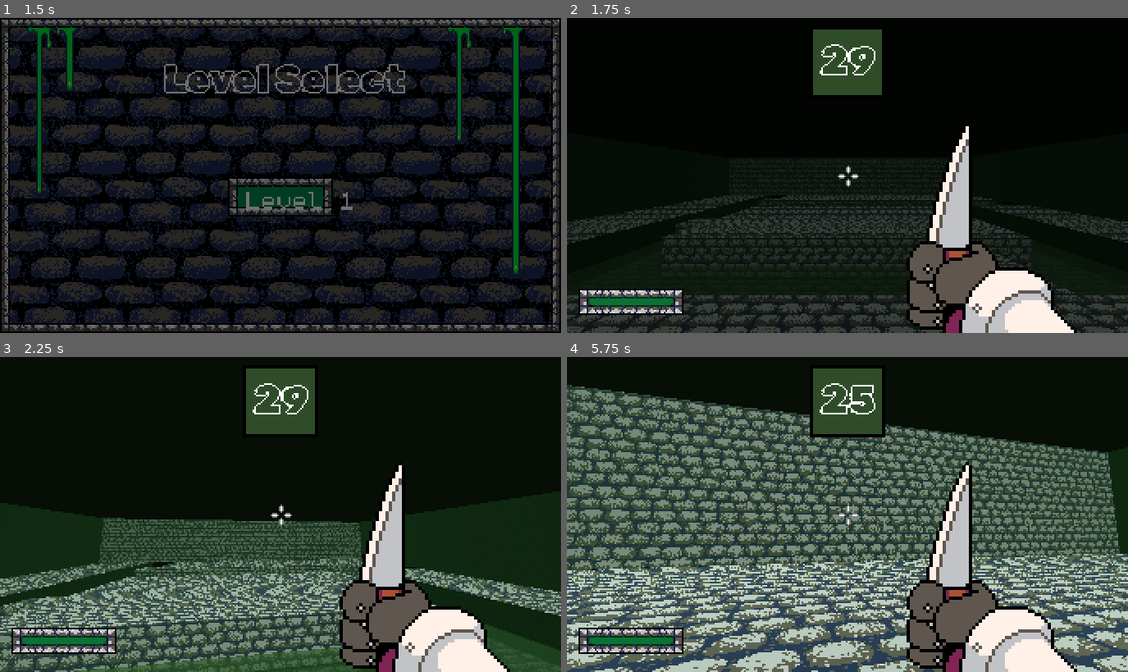
Above: before the commit, frames 1-4 (two rows, left to right).
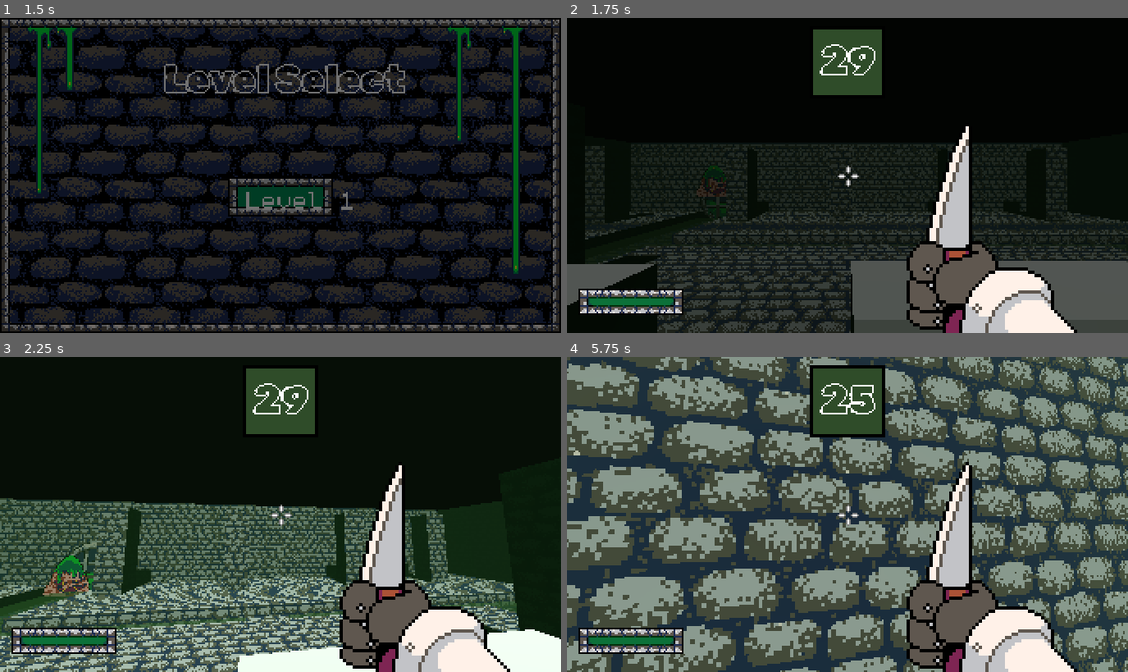
Above: after the commit, the same moments.

Repository: svilinskis1/magic-maker-game
Game: Godot game, scene res://scenes/title.tscn
The game is run twice, just before and just after one commit, with the same random seed, the same clock (stepped at 60 frames per second) and the same inputs.
Inputs (mouse positions are in pixels of both pictures, inside the frame that each line leads up to):
- Up to frame 1 (1.5 s): click "Play" at 0.5 s; click "Level 1" at 1.25 s
- Up to frame 2 (1.75 s): no input
- Up to frame 3 (2.25 s): tap Enter (ui_accept) at 2 s; move the mouse to (308, 514) at 2.02 s; hold W (forward) from 2.03 s (still down); click (308, 514) at 2.1 s
- Up to frame 4 (5.75 s): keep holding W (forward); tap Space (jump) at 2.27, 3.02, 4.52, 5.27 s; move the mouse to (819, 514) at 2.77 s; click (819, 514) at 2.85 s; move the mouse to (858, 508) at 3.52 s; click (858, 508) at 3.6 s; move the mouse to (841, 520) at 4.27 s; click (841, 520) at 4.35 s; move the mouse to (886, 517) at 5.02 s; click (886, 517) at 5.1 s

Frame 1 is identical in both runs. In frame 2, 18% of the frame differs, in the area x 0-100%, y 40-100%; in frame 3, 32%; in frame 4, 73%, in the area x 0-100%, y 0-100%.

Commit message:
edited level and added footstep sounds

Diff:
--- a/scenes/level1.tscn
+++ b/scenes/level1.tscn
@@ -28,16 +28,16 @@
 script = ExtResource("1_ejo2c")
 
 [node name="Player" parent="." instance=ExtResource("1_p6diu")]
-transform = Transform3D(1, 0, 0, 0, 1, 0, 0, 0, 1, 0, 1.09937, 7.13078)
+transform = Transform3D(1, 0, 0, 0, 1, 0, 0, 0, 1, 0, 1.09937, -0.400355)
 
 [node name="Environment" type="Node3D" parent="."]
 
 [node name="LevelPlane" parent="Environment" instance=ExtResource("8_n16yl")]
-transform = Transform3D(10, 0, 0, 0, 1, 0, 0, 0, 10, 0, 0, 0)
+transform = Transform3D(10, 0, 0, 0, 1, 0, 0, 0, 10, 0, 0.553348, 0)
 skeleton = NodePath("../..")
 
 [node name="KitchenFloor" parent="Environment" instance=ExtResource("8_n16yl")]
-transform = Transform3D(2.095, 0, 0, 0, 0.850068, 0, 0, 0, 1.6039, 0, 1.06808, 7.91407)
+transform = Transform3D(-2.095, 0, -1.40217e-07, 0, 0.850068, 0, 1.83151e-07, 0, -1.6039, 0, 1.06808, -0.346039)
 mesh = SubResource("PlaneMesh_ncie2")
 surface_material_override/0 = SubResource("StandardMaterial3D_5e7kx")
 
@@ -47,12 +47,12 @@
 surface_material_override/0 = SubResource("StandardMaterial3D_ll377")
 
 [node name="LevelCube4" parent="Environment/KitchenFloor" instance=ExtResource("9_towi5")]
-transform = Transform3D(2, 0, 0, 0, 1, 0, 0, 0, 0.392667, -0.00353456, 0.536801, 0.809333)
+transform = Transform3D(0.989324, 0, 0, 0, 1, 0, -4.26326e-14, 0, 0.392667, -0.507499, 0.536801, 0.809333)
 skeleton = NodePath("../LevelCube3")
 surface_material_override/0 = SubResource("StandardMaterial3D_ll377")
 
 [node name="LevelCube5" parent="Environment/KitchenFloor" instance=ExtResource("9_towi5")]
-transform = Transform3D(-6.95887e-08, 0, -0.333333, 0, 1, 0, 1.592, 0, -1.45705e-08, 0.836107, 0.536801, -0.1942)
+transform = Transform3D(-8.38567e-08, 0, -0.333333, 0, 1, 0, 1.91841, 0, -1.45705e-08, 0.836107, 0.536801, 0.0178643)
 skeleton = NodePath("../LevelCube3")
 surface_material_override/0 = SubResource("StandardMaterial3D_ll377")
 
@@ -65,7 +65,7 @@
 skeleton = NodePath("../..")
 
 [node name="LevelCube3" parent="Environment" instance=ExtResource("9_towi5")]
-transform = Transform3D(9.33267, 0, 0, 0, -1, 4.59979e-07, 0, -8.74228e-08, -5.26154, -0.0337646, 0.536801, -0.683294)
+transform = Transform3D(10.2484, 0, 0, 0, -1, 7.61975e-07, 0, -8.74228e-08, -8.71596, 0.698924, 0.536801, -0.596571)
 skeleton = NodePath("../..")
 
 [node name="LevelCube4" parent="Environment" instance=ExtResource("9_towi5")]
@@ -77,23 +77,19 @@
 skeleton = NodePath("../..")
 
 [node name="LevelCube6" parent="Environment" instance=ExtResource("9_towi5")]
-transform = Transform3D(1, 0, 0, 0, -0.5, 4.04518e-07, 0, -7.54979e-08, -2.679, 2.98977, 0.536801, 3.20564)
+transform = Transform3D(1, 0, 0, 0, -0.5, 4.04518e-07, 0, -7.54979e-08, -2.679, 0.612127, 0.536801, 3.20564)
 skeleton = NodePath("../..")
 
 [node name="LevelCube7" parent="Environment" instance=ExtResource("9_towi5")]
-transform = Transform3D(2.043, 0, 0, 0, -0.5, 1.50996e-07, 0, -7.54979e-08, -1, -5.52159, 0.536801, -1.03)
+transform = Transform3D(2.043, 0, 0, 0, -0.5, 1.50996e-07, 0, -7.54979e-08, -1, -5.52159, 0.536801, -0.779003)
 skeleton = NodePath("../..")
 
 [node name="LevelCube8" parent="Environment" instance=ExtResource("9_towi5")]
-transform = Transform3D(2.078, 0, 0, 0, -0.5, 1.50996e-07, 0, -7.54979e-08, -1, -5.62772, 0.536801, 6.88265)
+transform = Transform3D(2.078, 0, 0, 0, -0.5, 1.50996e-07, 0, -7.54979e-08, -1, 5.61873, 0.536801, -0.744639)
 skeleton = NodePath("../..")
 
 [node name="LevelCube9" parent="Environment" instance=ExtResource("9_towi5")]
-transform = Transform3D(1, 0, 0, 0, -0.5, 3.52726e-07, 0, -7.54979e-08, -2.336, 8.38593, 0.536801, -4.76225)
-skeleton = NodePath("../..")
-
-[node name="LevelCube10" parent="Environment" instance=ExtResource("9_towi5")]
-transform = Transform3D(2.217, 0, 0, 0, -0.5, 1.50996e-07, 0, -7.54979e-08, -1, -5.56426, 0.536801, -8.04052)
+transform = Transform3D(1, 0, 0, 0, -0.5, 4.11384e-07, 0, -7.54979e-08, -2.72448, 0.599024, 0.536801, -4.55502)
 skeleton = NodePath("../..")
 
 [node name="WorldEnvironment" type="WorldEnvironment" parent="."]
@@ -132,16 +128,12 @@
 theme_override_font_sizes/font_size = 24
 text = "99"
 
-[node name="Spawner" parent="." instance=ExtResource("6_abxav")]
-transform = Transform3D(1, 0, 0, 0, 1, 0, 0, 0, 1, -2.71482, 1.0368, -0.692611)
-enemy_scene = ExtResource("2_3aokm")
-
 [node name="Spawner2" parent="." instance=ExtResource("6_abxav")]
-transform = Transform3D(1, 0, 0, 0, 1, 0, 0, 0, 1, 1.16613, 1.0368, -0.807935)
+transform = Transform3D(1, 0, 0, 0, 1, 0, 0, 0, 1, -5.429, 1.5, -9.368)
 enemy_scene = ExtResource("4_0uv3y")
 
 [node name="Water" parent="." instance=ExtResource("9_aeb3c")]
-transform = Transform3D(19.1571, 0, 0, 0, 1, 0, 0, 0, 18.4676, 0.194698, 0.334886, 0.37243)
+transform = Transform3D(19.1571, 0, 0, 0, 1, 0, 0, 0, 18.4676, 0.194698, 0.775959, -0.0135125)
 
 [node name="LevelCube" parent="." instance=ExtResource("9_towi5")]
 transform = Transform3D(0.5, 0, 0, 0, -3, 3.01992e-06, 0, -4.52987e-07, -20, -9.70704, 2.5368, -0.0820358)
@@ -155,4 +147,63 @@
 [node name="LevelCube4" parent="." instance=ExtResource("9_towi5")]
 transform = Transform3D(20, 0, 0, 0, -3, 7.54979e-08, 0, -4.52987e-07, -0.5, 0.0371006, 2.5368, 9.75153)
 
+[node name="Spawner" parent="." instance=ExtResource("6_abxav")]
+transform = Transform3D(-4.37114e-08, 0, -1, 0, 1, 0, 1, 0, -4.37114e-08, 9.407, 1.5, -4.788)
+enemy_scene = ExtResource("2_3aokm")
+
+[node name="Spawner3" parent="." instance=ExtResource("6_abxav")]
+transform = Transform3D(-1, 0, -8.74228e-08, 0, 1, 0, 8.74228e-08, 0, -1, -5.537, 1.5, 9.375)
+enemy_scene = ExtResource("2_3aokm")
+
+[node name="LevelCube5" parent="." instance=ExtResource("9_towi5")]
+transform = Transform3D(0.75, 0, 0, 0, -2.5, 1.13247e-07, 0, -3.77489e-07, -0.75, 4.01363, 2.2868, -2.64962)
+
+[node name="LevelCube6" parent="." instance=ExtResource("9_towi5")]
+transform = Transform3D(0.75, 0, 0, 0, -2.5, 1.13247e-07, 0, -3.77489e-07, -0.75, 4.08206, 2.2868, 1.29127)
+
+[node name="LevelCube7" parent="." instance=ExtResource("9_towi5")]
+transform = Transform3D(0.75, 0, 0, 0, -2.5, 1.13247e-07, 0, -3.77489e-07, -0.75, -3.79533, 2.2868, -7.82868)
+
+[node name="LevelCube8" parent="." instance=ExtResource("9_towi5")]
+transform = Transform3D(0.75, 0, 0, 0, -2.5, 1.13247e-07, 0, -3.77489e-07, -0.75, -3.35596, 2.2868, 7.21258)
+
+[node name="LevelCube9" parent="." instance=ExtResource("9_towi5")]
+transform = Transform3D(0.75, 0, 0, 0, -2.5, 1.13247e-07, 0, -3.77489e-07, -0.75, 7.81732, 2.2868, -2.2976)
+
+[node name="LevelCube10" parent="." instance=ExtResource("9_towi5")]
+transform = Transform3D(0.75, 0, 0, 0, -2.5, 1.13247e-07, 0, -3.77489e-07, -0.75, -3.96449, 2.2868, -2.84086)
+
+[node name="LevelCube11" parent="." instance=ExtResource("9_towi5")]
+transform = Transform3D(0.75, 0, 0, 0, -2.5, 1.13247e-07, 0, -3.77489e-07, -0.75, -4.1012, 1.84015, 1.37757)
+
+[node name="LevelCube12" parent="." instance=ExtResource("9_towi5")]
+transform = Transform3D(0.75, 0, 0, 0, -2.5, 1.13247e-07, 0, -3.77489e-07, -0.75, 1.12222, 2.2868, 7.18131)
+
+[node name="LevelCube13" parent="." instance=ExtResource("9_towi5")]
+transform = Transform3D(0.75, 0, 0, 0, -2.5, 1.13247e-07, 0, -3.77489e-07, -0.75, -8.00855, 2.2868, 6.89472)
+
+[node name="LevelCube14" parent="." instance=ExtResource("9_towi5")]
+transform = Transform3D(0.75, 0, 0, 0, -2.5, 1.13247e-07, 0, -3.77489e-07, -0.75, -8.07771, 2.2868, -2.47589)
+
+[node name="LevelCube15" parent="." instance=ExtResource("9_towi5")]
+transform = Transform3D(0.75, 0, 0, 0, -2.5, 1.13247e-07, 0, -3.77489e-07, -0.75, -8.02608, 2.2868, 2.97747)
+
+[node name="LevelCube16" parent="." instance=ExtResource("9_towi5")]
+transform = Transform3D(0.75, 0, 0, 0, -2.5, 1.13247e-07, 0, -3.77489e-07, -0.75, 7.17401, 2.2868, -7.82517)
+
+[node name="LevelCube17" parent="." instance=ExtResource("9_towi5")]
+transform = Transform3D(0.75, 0, 0, 0, -2.5, 1.13247e-07, 0, -3.77489e-07, -0.75, -8.20273, 2.2868, -7.40851)
+
+[node name="LevelCube18" parent="." instance=ExtResource("9_towi5")]
+transform = Transform3D(0.75, 0, 0, 0, -2.5, 1.13247e-07, 0, -3.77489e-07, -0.75, -0.226864, 2.2868, -7.81754)
+
+[node name="LevelCube19" parent="." instance=ExtResource("9_towi5")]
+transform = Transform3D(0.75, 0, 0, 0, -2.5, 1.13247e-07, 0, -3.77489e-07, -0.75, 3.8416, 2.2868, -7.85123)
+
+[node name="LevelCube20" parent="." instance=ExtResource("9_towi5")]
+transform = Transform3D(0.75, 0, 0, 0, -2.5, 1.13247e-07, 0, -3.77489e-07, -0.75, 5.9733, 2.2868, 7.41829)
+
+[node name="LevelCube21" parent="." instance=ExtResource("9_towi5")]
+transform = Transform3D(0.75, 0, 0, 0, -2.5, 1.13247e-07, 0, -3.77489e-07, -0.75, 7.96546, 2.2868, 1.97278)
+
 [connection signal="timeout" from="UI/Timer" to="." method="_on_timer_timeout"]
--- a/scenes/player.tscn
+++ b/scenes/player.tscn
@@ -6,6 +6,7 @@
 [ext_resource type="Texture2D" uid="uid://cw42vb05cgpy0" path="res://assets/ui/health bar.png" id="4_pj5w1"]
 [ext_resource type="AudioStream" uid="uid://p8i436qsd4fa" path="res://assets/sounds/throw.wav" id="5_oajm2"]
 [ext_resource type="AudioStream" uid="uid://uwn1wd1r34ex" path="res://assets/sounds/hurt.wav" id="6_nds27"]
+[ext_resource type="AudioStream" uid="uid://brkcho8mqt58p" path="res://assets/sounds/step.wav" id="7_1csca"]
 
 [sub_resource type="CapsuleShape3D" id="CapsuleShape3D_8sl6o"]
 
@@ -87,8 +88,15 @@
 wait_time = 0.5
 one_shot = true
 
+[node name="FootstepTimer" type="Timer" parent="."]
+one_shot = true
+
 [node name="HurtSoundPlayer" type="AudioStreamPlayer" parent="."]
 stream = ExtResource("6_nds27")
+
+[node name="FootstepSoundPlayer" type="AudioStreamPlayer" parent="."]
+stream = ExtResource("7_1csca")
+bus = &"SFX"
 
 [connection signal="area_entered" from="PlayerArea" to="." method="_on_player_area_area_entered"]
 [connection signal="area_exited" from="PlayerArea" to="." method="_on_player_area_area_exited"]
--- a/scenes/spawner.tscn
+++ b/scenes/spawner.tscn
@@ -1,12 +1,25 @@
-[gd_scene load_steps=2 format=3 uid="uid://lf7r3yksicqd"]
+[gd_scene load_steps=5 format=3 uid="uid://lf7r3yksicqd"]
 
 [ext_resource type="Script" path="res://scripts/Spawner.gd" id="1_4rtxg"]
+[ext_resource type="Texture2D" uid="uid://d2clmqaorqm72" path="res://assets/textures/grate.png" id="2_3n2cw"]
+
+[sub_resource type="StandardMaterial3D" id="StandardMaterial3D_6mxen"]
+transparency = 1
+albedo_texture = ExtResource("2_3n2cw")
+texture_filter = 0
+
+[sub_resource type="PlaneMesh" id="PlaneMesh_ein04"]
+material = SubResource("StandardMaterial3D_6mxen")
 
 [node name="Spawner" type="Area3D"]
 script = ExtResource("1_4rtxg")
 
 [node name="Timer" type="Timer" parent="."]
-wait_time = 5.0
+wait_time = 0.001
 autostart = true
 
+[node name="MeshInstance3D" type="MeshInstance3D" parent="."]
+transform = Transform3D(1, 0, 0, 0, -4.37114e-08, -1, 0, 1, -4.37114e-08, 0, 0, 0)
+mesh = SubResource("PlaneMesh_ein04")
+
 [connection signal="timeout" from="Timer" to="." method="_on_timer_timeout"]
--- a/scripts/Spawner.gd
+++ b/scripts/Spawner.gd
@@ -4,7 +4,7 @@
 
 # Called when the node enters the scene tree for the first time.
 func _ready():
-	pass # Replace with function body.
+	$Timer.wait_time = randf_range(1.0, 10.0)
 
 
 # Called every frame. 'delta' is the elapsed time since the previous frame.
@@ -16,5 +16,6 @@
 
 	if(enemy_scene && get_child_count() < 20):
 		var enemy = enemy_scene.instantiate()
-		enemy.position = Vector3(0, 0, 0)
+		enemy.position = Vector3(0, 0, 0 + randf_range(0.0, 0.5))
 		add_child(enemy)
+		$Timer.wait_time = randf_range(1.0, 10.0)
--- a/scripts/apple.gd
+++ b/scripts/apple.gd
@@ -1,6 +1,6 @@
 extends CharacterBody3D
 
-@export var move_speed = 1.0
+@export var move_speed = 1.5
 @export var attack_range = 0.5
 
 @onready var player = global.player
@@ -13,6 +13,7 @@
 		return
 
 	var dir = player.global_position - global_position
+	dir += Vector3(randf_range(-1.0, 1.0), randf_range(-1.0, 1.0), randf_range(-1.0, 1.0))
 	dir = dir.normalized()
 
 	velocity = dir * move_speed
--- a/scripts/player.gd
+++ b/scripts/player.gd
@@ -52,6 +52,10 @@
 	if direction:
 		velocity.x = direction.x * SPEED
 		velocity.z = direction.z * SPEED
+		if ($FootstepTimer.time_left <= 0 && is_on_floor()):
+			$FootstepSoundPlayer.pitch_scale = randf_range(0.8, 1.2)
+			$FootstepSoundPlayer.play()
+			$FootstepTimer.start(0.4)
 	else:
 		velocity.x = move_toward(velocity.x, 0, SPEED)
 		velocity.z = move_toward(velocity.z, 0, SPEED)
@@ -62,7 +66,6 @@
 		velocity.z = velocity.z / 2
 
 	move_and_slide()
-
 
 func restart():
 	get_tree().reload_current_scene()
@@ -100,6 +103,5 @@
 		if area.name == "WaterArea":
 			inWater = false
 
-
 func _on_invincibility_timer_timeout():
 	invincible = false
--- a/scripts/spaghetti.gd
+++ b/scripts/spaghetti.gd
@@ -18,11 +18,13 @@
 	if player == null:
 		return
 
-	var dir = player.global_position - global_position
-	dir = dir.normalized()
+	if(not invincible):
+		var dir = player.global_position - global_position
+		dir = dir.normalized()
 
-	linear_velocity.x = dir.x * move_speed
-	linear_velocity.z = dir.z * move_speed
+		linear_velocity.x = dir.x * move_speed
+		linear_velocity.z = dir.z * move_speed
+
 	linear_velocity.y -= gravity * delta
 
 	if(inWater):
Not shown, added: assets/sounds/step.wav.import
Not shown, added: assets/sprites/step.wav.import
Renamed: assets/sprites/grate.png -> assets/textures/grate.png
Not shown, changed: assets/textures/grate.png.import
Not shown: 1 places in scenes/player.tscn that only renumber resources
Not shown, added: scenes/step.wav.import
Not shown: 1 places in scenes/title.tscn that only renumber resources
Not shown, added: assets/sounds/step.wav
Not shown, added: assets/sprites/step.wav
Not shown, added: scenes/step.wav
